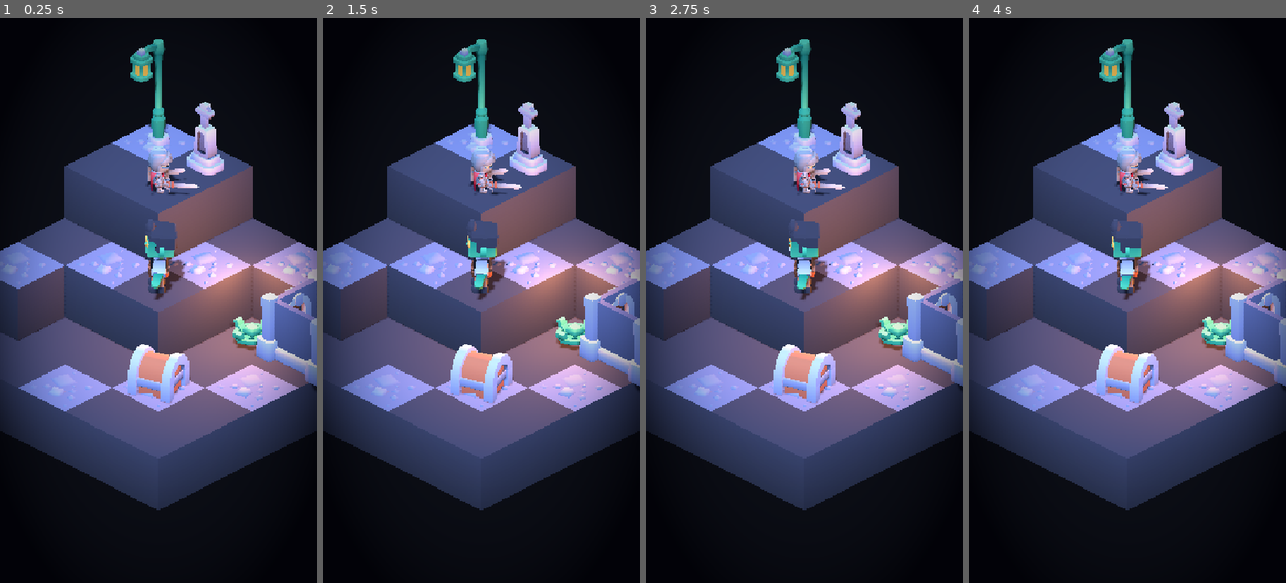
Above: before the commit, frames 1-4 (left to right).
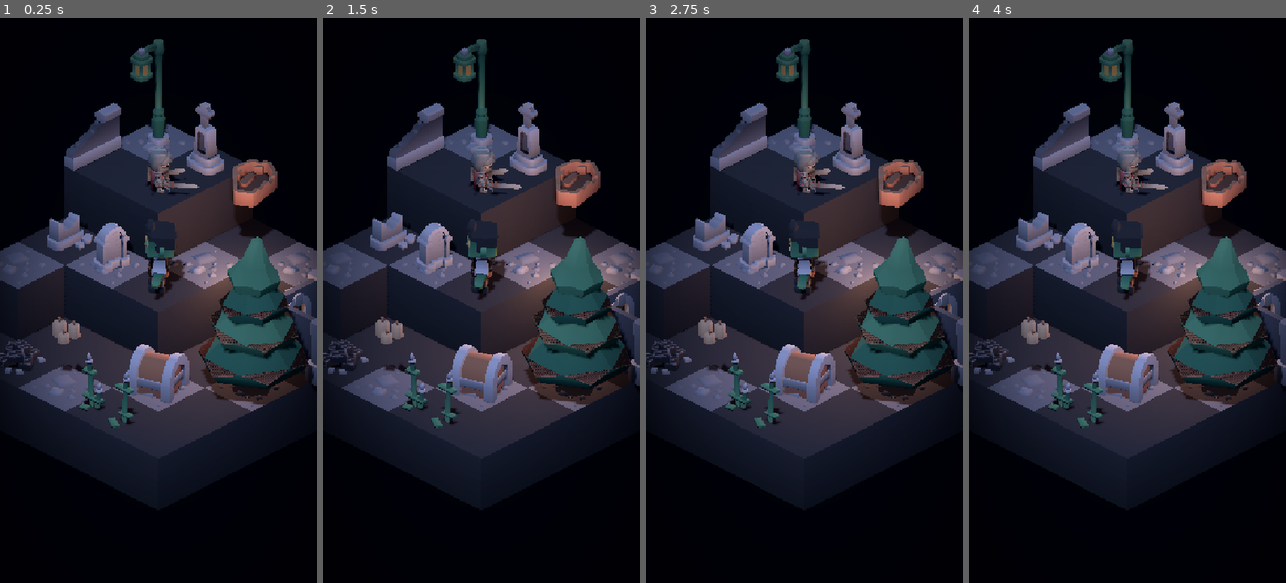
Above: after the commit, the same moments.

Repository: ohidalgojr/bibianas-quest
Game: Godot game, scene res://game/presentation/stage/proof_scene.tscn
The game is run twice, just before and just after one commit, with the same random seed, the same clock (stepped at 60 frames per second) and the same inputs. This scene is started directly instead of the project's main scene.
Inputs:
- Up to frame 1 (0.25 s): no input
- Up to frame 2 (1.5 s): tap Enter at 0.5 s; tap 1 at 0.6, 1.35 s
- Up to frame 3 (2.75 s): tap 1 at 2.1 s
- Up to frame 4 (4 s): tap 1 at 2.85, 3.6 s

The runs differ from the first frame. In frame 1, 53% of the frame differs, in the area x 0-100%, y 3-88%; in frame 2, 53%; in frame 3, 53%; in frame 4, 53%.

Commit message:
TASK-035: prova mais escura e dessaturada, com névoa e mais props (ADR-0036)
Co-Authored-By: Claude Sonnet 5.5 <noreply@anthropic.com>

Diff:
--- a/game/presentation/stage/proof_scene.gd
+++ b/game/presentation/stage/proof_scene.gd
@@ -41,8 +41,18 @@
 	env.background_mode = Environment.BG_COLOR
 	env.background_color = Color(0.05, 0.06, 0.09)
 	env.ambient_light_source = Environment.AMBIENT_SOURCE_COLOR
-	env.ambient_light_color = Color(0.36, 0.42, 0.55)
-	env.ambient_light_energy = 1.4
+	env.ambient_light_color = Color(0.3, 0.35, 0.48)
+	env.ambient_light_energy = 1.1
+	env.adjustment_enabled = true
+	env.adjustment_saturation = 0.55
+	env.adjustment_contrast = 1.15
+	env.adjustment_brightness = 0.92
+	env.fog_enabled = true
+	env.fog_light_color = Color(0.07, 0.09, 0.13)
+	env.fog_density = 0.045
+	env.glow_enabled = true
+	env.glow_intensity = 0.6
+	env.glow_bloom = 0.08
 	var we: WorldEnvironment = WorldEnvironment.new()
 	we.environment = env
 	_world.add_child(we)
@@ -99,9 +109,17 @@
 	_place(K_GRAVE + "gravestone-cross.glb", Vector3(1.0, 3 * BLOCK_H, 0.0), 0.0, 1.2)
 	_place(K_GRAVE + "crypt-small.glb", Vector3(4.0, 1 * BLOCK_H, 0.6), 270.0, 1.0)
 	_place(K_MINI + "chest.glb", Vector3(3.0, 1 * BLOCK_H, 3.0), 200.0, 1.4)
+	_place(K_GRAVE + "gravestone-broken.glb", Vector3(0.0, 2 * BLOCK_H, 2.0), 90.0, 1.3)
+	_place(K_GRAVE + "gravestone-round.glb", Vector3(1.0, 2 * BLOCK_H, 2.0), 80.0, 1.2)
+	_place(K_GRAVE + "pine-crooked.glb", Vector3(4.0, 1 * BLOCK_H, 2.0), 0.0, 1.3)
+	_place(K_GRAVE + "coffin-old.glb", Vector3(2.0, 3 * BLOCK_H, 0.0), 30.0, 1.2)
+	_place(K_GRAVE + "stone-wall-damaged.glb", Vector3(0.0, 3 * BLOCK_H, 1.0), 90.0, 1.0)
+	_place(K_GRAVE + "debris.glb", Vector3(1.0, 1 * BLOCK_H, 4.0), 20.0, 1.4)
+	_place(K_GRAVE + "candle-multiple.glb", Vector3(2.0, 2 * BLOCK_H, 4.0), 0.0, 1.5)
+	_place(K_GRAVE + "iron-fence-damaged.glb", Vector3(3.0, 1 * BLOCK_H, 4.4), 0.0, 1.0)
 	var fire: OmniLight3D = OmniLight3D.new()
 	fire.light_color = Color(1.0, 0.55, 0.2)
-	fire.light_energy = 3.0
+	fire.light_energy = 4.5
 	fire.omni_range = 4.5
 	fire.position = Vector3(3.0, 2.0, 1.0)
 	_world.add_child(fire)
Binary file changed: docs/tasks/prints/TASK-035-prova.png
